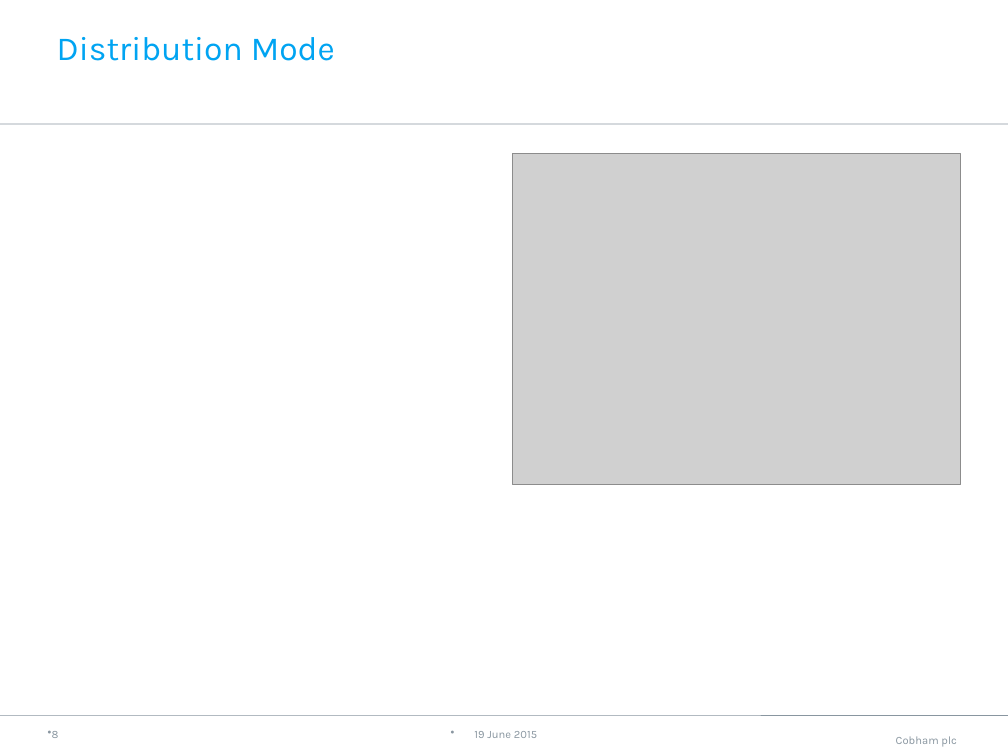
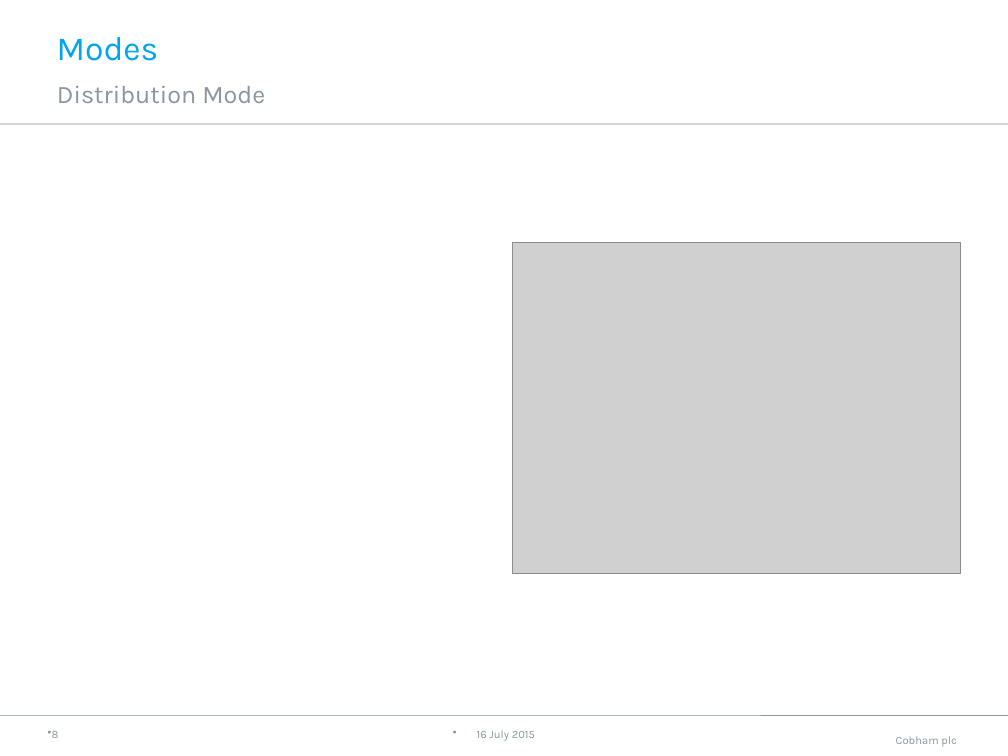
Before and after one commit to neha-bansal/Demos, a slide deck: slide 9 of infinispan-embedded-tutorial/Infinispan.pptx. Drawn at 1008x756 pixels with LibreOffice and Linux fonts; fonts in the diff are those of the drawing; grey boxes stand for pictures; background and template pictures are left out. Boxes give left, top, right and bottom in pixels: in the first picture for what was removed or moved away, otherwise in the second. Text is boxed around its words. In the diff, an @@ line names an element or a change of style, - is before the commit and + after.

```diff
--- a/infinispan-embedded-tutorial/Infinispan.pptx
+++ b/infinispan-embedded-tutorial/Infinispan.pptx
@@ title at (57, 37, 159, 61): text changed @@
-Distribution Mode
+Modes
@@ text added at (57, 86, 265, 103), 18 pt, text #8996A0 @@
+Distribution Mode
@@ picture: place and size @@
-picture at (512, 153, 960, 485)
+picture at (512, 243, 960, 575)
@@ text at (477, 731, 535, 741): text changed @@
-19 June 2015
+16 July 2015
```
Also in this commit, not shown: 9 other slides changed, 2 slides added, 1 slide removed.
